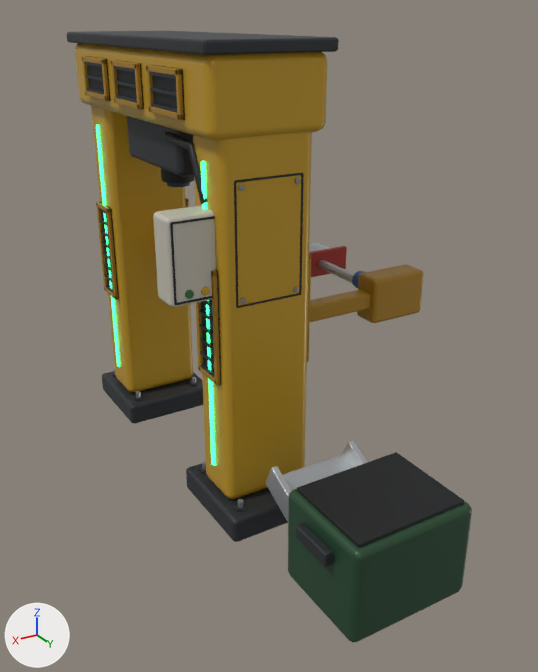
The glTF model fieldworks-machines/models/lc_sorter.glb as it was, and as the next commit left it.
Both versions are drawn from a 50 mm lens placed at (1.47, 3.18, 2.12), pointed at (-0.19, 0.41, 0.73). The lights are fixed; the arrows at lower left show +X, +Y and +Z. The first picture is the older version. Where no turn or scale is listed for an object, it has been applied to the vertices. Vertices at exactly the same position are counted once.

Names of what the first picture shows: 'block.001', 'block.002', 'block.033', 'block.034', 'block.065', 'block.066', 'block.098', 'block.102', 'block.103', 'block.104', 'block.105', 'block.106', 'block.109' and 62 more.
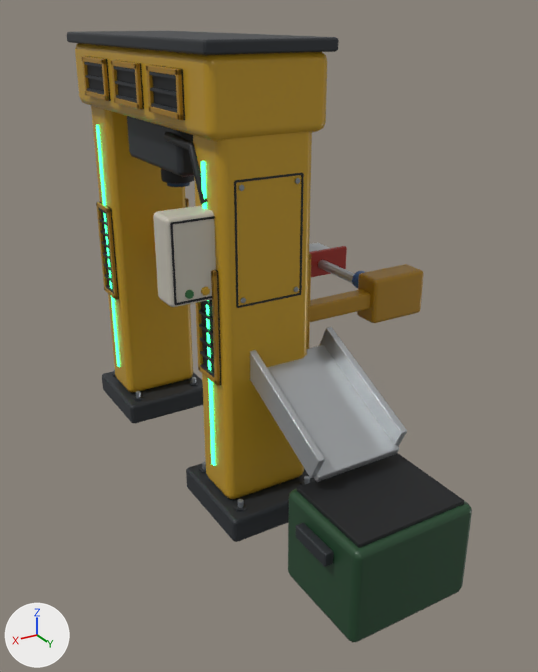
Where the newer file only moved an object's origin or applied its transform, the numbers keep the older frame.

Where the change shows, as pixel boxes (x1, y1, x2, y2) in the pictures (538 x 672 px):
'block.102', moved
    before: (283, 454, 351, 490)
    after: (267, 345, 399, 482)
'block.104', moved
    before: (266, 466, 292, 522)
    after: (250, 350, 325, 478)
'block.103', moved
    before: (343, 441, 368, 468)
    after: (319, 327, 407, 446)

The change in detail:
me_cube_103 is used by ob_block_102; location (0.0, 0.0, 0.0).
me_cube_103 had 56 vertices, 108 faces and spanned x -0.32..0.08, y 0.849..1.401, z 0.0..0.29.
me_cube_103 now has 56 vertices, 108 faces and spans x -0.2..0.2, y -0.276..0.276, z -0.145..0.145.
me_cube_103 part 1: the whole mesh is moved by (0.12, -1.125, -0.145).
me_cube_104 is used by ob_block_103; location (0.0, 0.0, 0.0).
me_cube_104 had 56 vertices, 108 faces and spanned x -0.335..-0.305, y 0.852..1.442, z 0.007..0.373.
me_cube_104 now has 56 vertices, 108 faces and spans x -0.015..0.015, y -0.295..0.295, z -0.183..0.183.
me_cube_104 part 2: the whole mesh is moved by (0.32, -1.147, -0.19).
me_cube_105 is used by ob_block_104; location (0.0, 0.0, 0.0).
me_cube_105 had 56 vertices, 108 faces and spanned x 0.065..0.095, y 0.852..1.442, z 0.007..0.373.
me_cube_105 now has 56 vertices, 108 faces and spans x -0.015..0.015, y -0.295..0.295, z -0.183..0.183.
me_cube_105 part 3: the whole mesh is moved by (-0.08, -1.147, -0.19).
Object 'block.102' (ob_block_102) moves from (0.0, 0.0, 0.0) to (-0.12, 0.95, 0.62).
Object 'block.103' (ob_block_103) moves from (0.0, 0.0, 0.0) to (-0.32, 0.95, 0.67).
Object 'block.104' (ob_block_104) moves from (0.0, 0.0, 0.0) to (0.08, 0.95, 0.67).
